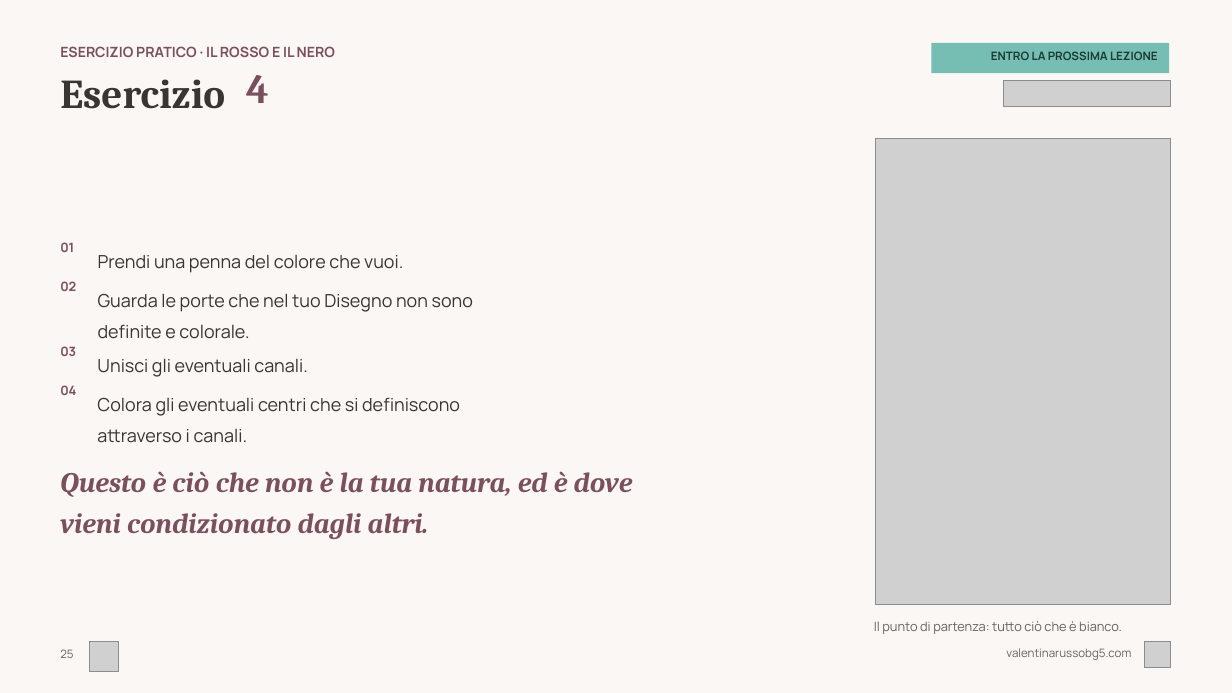
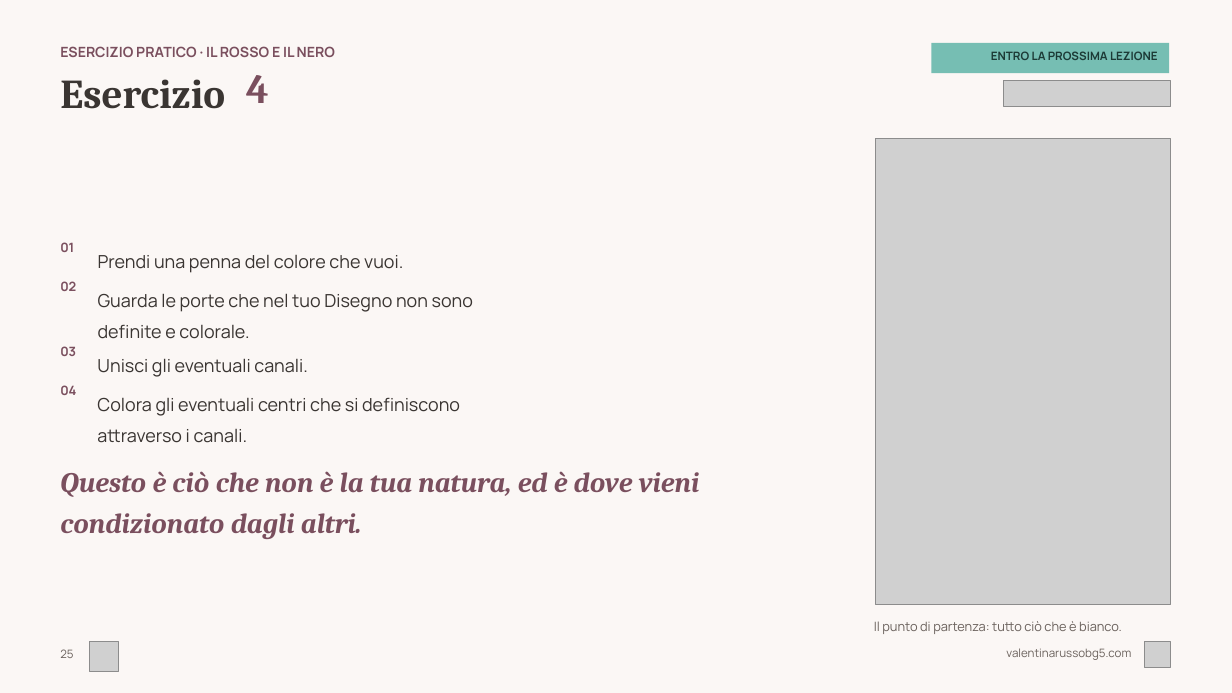
Before and after one commit to valentina-russo/valentinarusso-site, a slide deck: slide 25 of grav-site/root/kit-corso/corso-base-hd.pptx. Drawn at 1232x693 pixels with LibreOffice and Linux fonts; fonts in the diff are those of the drawing; grey boxes stand for pictures. Boxes give left, top, right and bottom in pixels: in the first picture for what was removed or moved away, otherwise in the second. Text is boxed around its words. In the diff, an @@ line names an element or a change of style, - is before the commit and + after.

```diff
--- a/grav-site/root/kit-corso/corso-base-hd.pptx
+++ b/grav-site/root/kit-corso/corso-base-hd.pptx
@@ text "Questo è ciò che non ..." rewrapped from bbox=[60, 471, 633, 539] to bbox=[60, 471, 700, 539] @@
```
Also in this commit, not shown: 29 other slides changed, 1 other file.
